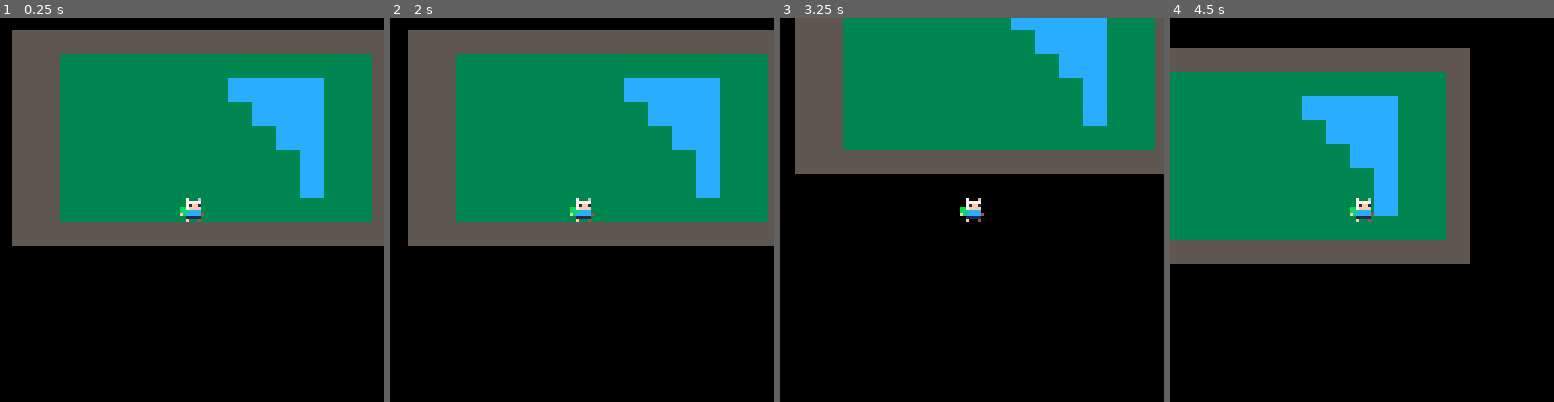
Above: before the commit, frames 1-4 (left to right).
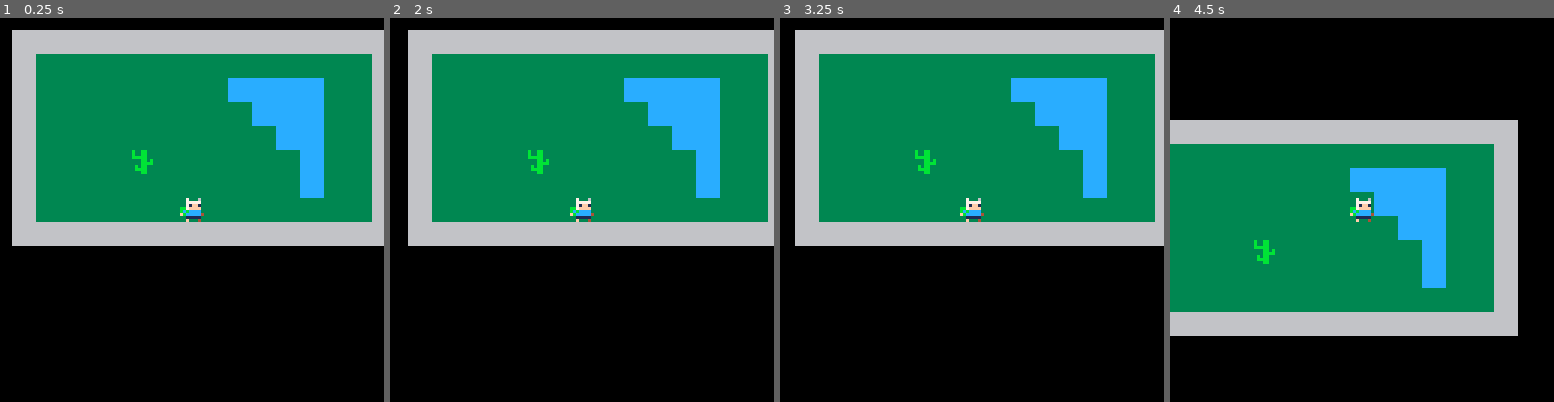
Above: after the commit, the same moments.

Repository: jaytee-padilla/pico8-adventure
Game: PICO-8 cartridge adventure.p8
Same seed, same stepped clock (60 frames per second), same inputs: the game is played once before the commit and once after it.
Inputs:
- Up to frame 1 (0.25 s): no input
- Up to frame 2 (2 s): tap O (Z key) at 0.33, 0.7, 1.43 s; tap X (X key) at 1.07 s; hold Left from 1.97 s (still down)
- Up to frame 3 (3.25 s): tap X (X key) every 0.33 s from 2.07 to 3.07 s; tap O (Z key) at 2.22, 3.1 s; release Left at 2.37 s; hold Down 2.42-2.82 s; hold Right from 2.87 s (still down)
- Up to frame 4 (4.5 s): tap X (X key) every 0.33 s from 3.4 to 4.4 s; release Right at 3.53 s; hold Up 3.58-4.08 s; tap O (Z key) at 3.98 s; hold Right from 4.13 s (still down)

The runs differ from the first frame. In frame 1, 19% of the frame differs, in the area x 3-100%, y 3-60%; in frame 2, 18%; in frame 3, 40%; in frame 4, 51%, in the area x 0-91%, y 7-83%.

Commit message:
Added basic entity collision detection

Diff:
--- a/adventure.p8
+++ b/adventure.p8
@@ -4,9 +4,17 @@
 --a table containing all game entities
 entities = {}
 
---checks if a sprite can walk over an obstacle
 function canwalk(x, y)
 	return not fget(mget(x/8, y/8), 7)
+end
+
+--returns true or false based on if two entities are touching or not
+function touching(x1, y1, w1, h1, x2, y2, w2, h2)
+	return
+	x1 + w1 > x2 and
+	x1 < x2 + w2 and
+	y1 + h1 > y2 and
+	y1 < y2 + h2
 end
 
 --creates and returns a new position component
@@ -65,9 +73,6 @@
 	e.sprite = sprite
 	e.control = control
 	e.intention = intention
-
-	--adds each entity instance to entities table
-	add(entities, e)
 
 	return e
 end
@@ -99,7 +104,7 @@
 		local newx = ent.position.x
 		local newy = ent.position.y
 
-		--every frame, the physics system is checking the entities table for entities that have non-nil intention properties and updating the newx, newy variables based on the (movement) intention direction
+		--every frame, the physics system is checking the entities table for entities that have non-nil intention properties and updating the entity's position based on the (movement) intention direction
 		if ent.position ~= nil and ent.intention ~= nil then
 			if ent.intention.left then newx -= 1 end
 			if ent.intention.right then newx += 1 end
@@ -107,23 +112,52 @@
 			if ent.intention.down then newy += 1 end
 		end
 
+		local canmovex = true
+		local canmovey = true
+
+		--
+		--map collisions
+		--
+
 		--subtracting 1 from the sprite width & height is because the w/h values start at 0
 		--update x position if allowed to move
-		if canwalk(newx, ent.position.y) and
-			canwalk(newx, ent.position.y + ent.position.h - 1) and
-			canwalk(newx + ent.position.w - 1, ent.position.y) and
-			canwalk(newx + ent.position.w - 1, ent.position.y + ent.position.h - 1) then
-			ent.position.x = newx
+		if not canwalk(newx, ent.position.y) or
+			not canwalk(newx, ent.position.y + ent.position.h - 1) or
+			not canwalk(newx + ent.position.w - 1, ent.position.y) or
+			not canwalk(newx + ent.position.w - 1, ent.position.y + ent.position.h - 1) then
+			canmovex = false
 		end
 
 		--update y position if allowed to move
-		if canwalk(ent.position.x, newy) and
-			canwalk(ent.position.x, newy + ent.position.h - 1) and
-			canwalk(ent.position.x + ent.position.w - 1, newy) and
-			canwalk(ent.position.x + ent.position.w - 1, newy + ent.position.h - 1) then
-			ent.position.y = newy
-		end
-
+		if not canwalk(ent.position.x, newy) or
+			not canwalk(ent.position.x, newy + ent.position.h - 1) or
+			not canwalk(ent.position.x + ent.position.w - 1, newy) or
+			not canwalk(ent.position.x + ent.position.w - 1, newy + ent.position.h - 1) then
+			canmovey = false
+		end
+
+		--
+		--entity collisions
+		--
+
+		--check x
+		for otherentity in all(entities) do
+			--x1, y1, w1, h1, x2, y2, w2, h2
+			if otherentity ~= ent and touching(newx, ent.position.y, ent.position.w, ent.position.h, otherentity.position.x, otherentity.position.y, otherentity.position.w, otherentity.position.h) then
+				canmovex = false
+			end
+		end
+
+		--check y
+		for otherentity in all(entities) do
+			--x1, y1, w1, h1, x2, y2, w2, h2
+			if otherentity ~= ent and touching(ent.position.x, newy, ent.position.w, ent.position.h, otherentity.position.x, otherentity.position.y, otherentity.position.w, otherentity.position.h) then
+				canmovey = false
+			end
+		end
+
+		if canmovex then ent.position.x = newx end
+		if canmovey then ent.position.y = newy end
 	end
 end
 
@@ -142,9 +176,9 @@
 	for ent in all(entities) do
 		if ent.sprite ~= nil and ent.position ~= nil then
 			sspr(
-				player.sprite.x, player.sprite.y,
-				player.position.w, player.position.h,
-				player.position.x, player.position.y
+				ent.sprite.x, ent.sprite.y,
+				ent.position.w, ent.position.h,
+				ent.position.x, ent.position.y
 			)
 		end
 	end
@@ -181,6 +215,23 @@
 		--creates a intention component
 		newintention()
 	)
+
+	--add player to entities list
+	add(entities, player)
+
+	--creates a tree entity
+	add(entities,
+		newentity(
+			--creates a position component and adds sprite to the coordinates on the map
+			newposition(40, 40, 8, 8),
+			--create a sprite component
+			newsprite(120, 8),
+			--creates a control component
+			nil,
+			--creates a intention component
+			nil
+		)
+	)
 end
 
 function _update60()
@@ -203,28 +254,28 @@
 00000000fbccccc40000000000000000000000000000000000000000000000000000000000000000000000000000000066666666cccccccc3333333355555555
 00000000001111100000000000000000000000000000000000000000000000000000000000000000000000000000000066666666cccccccc3333333355555555
 0000000000f000400000000000000000000000000000000000000000000000000000000000000000000000000000000066666666cccccccc3333333355555555
-00088000000000000000000000000000000000000000000000000000000000000000000000000000000000000000000000000000000000000000000000000000
-00088000000000000000000000000000000000000000000000000000000000000000000000000000000000000000000000000000000000000000000000000000
-00000000000000000000000000000000000000000000000000000000000000000000000000000000000000000000000000000000000000000000000000000000
-88000088000000000000000000000000000000000000000000000000000000000000000000000000000000000000000000000000000000000000000000000000
-88000088000000000000000000000000000000000000000000000000000000000000000000000000000000000000000000000000000000000000000000000000
-00000000000000000000000000000000000000000000000000000000000000000000000000000000000000000000000000000000000000000000000000000000
-00088000000000000000000000000000000000000000000000000000000000000000000000000000000000000000000000000000000000000000000000000000
-00088000000000000000000000000000000000000000000000000000000000000000000000000000000000000000000000000000000000000000000000000000
+000880000000000000000000000000000000000000000000000000000000000000000000000000000000000000000000000000000000000000000000b00bb000
+000880000000000000000000000000000000000000000000000000000000000000000000000000000000000000000000000000000000000000000000b00bb000
+000000000000000000000000000000000000000000000000000000000000000000000000000000000000000000000000000000000000000000000000bbbbb000
+880000880000000000000000000000000000000000000000000000000000000000000000000000000000000000000000000000000000000000000000000bb0b0
+880000880000000000000000000000000000000000000000000000000000000000000000000000000000000000000000000000000000000000000000000bbbb0
+0000000000000000000000000000000000000000000000000000000000000000000000000000000000000000000000000000000000000000000000000b0bb000
+0008800000000000000000000000000000000000000000000000000000000000000000000000000000000000000000000000000000000000000000000bbbb000
+000880000000000000000000000000000000000000000000000000000000000000000000000000000000000000000000000000000000000000000000000bb000
 __gff__
 0000000000000000000000008080000000000000000000000000000000000000000000000000000000000000000000000000000000000000000000000000000000000000000000000000000000000000000000000000000000000000000000000000000000000000000000000000000000000000000000000000000000000000
 0000000000000000000000000000000000000000000000000000000000000000000000000000000000000000000000000000000000000000000000000000000000000000000000000000000000000000000000000000000000000000000000000000000000000000000000000000000000000000000000000000000000000000
 __map__
-0f0f0f0f0f0f0f0f0f0f0f0f0f0f0f0f00000000000000000000000000000000000000000000000000000000000000000000000000000000000000000000000000000000000000000000000000000000000000000000000000000000000000000000000000000000000000000000000000000000000000000000000000000000
-0f0f0e0e0e0e0e0e0e0e0e0e0e0e0e0f00000000000000000000000000000000000000000000000000000000000000000000000000000000000000000000000000000000000000000000000000000000000000000000000000000000000000000000000000000000000000000000000000000000000000000000000000000000
-0f0f0e0e0e0e0e0e0e0d0d0d0d0e0e0f00000000000000000000000000000000000000000000000000000000000000000000000000000000000000000000000000000000000000000000000000000000000000000000000000000000000000000000000000000000000000000000000000000000000000000000000000000000
-0f0f0e0e0e0e0e0e0e0e0d0d0d0e0e0f00000000000000000000000000000000000000000000000000000000000000000000000000000000000000000000000000000000000000000000000000000000000000000000000000000000000000000000000000000000000000000000000000000000000000000000000000000000
-0f0f0e0e0e0e0e0e0e0e0e0d0d0e0e0f00000000000000000000000000000000000000000000000000000000000000000000000000000000000000000000000000000000000000000000000000000000000000000000000000000000000000000000000000000000000000000000000000000000000000000000000000000000
-0f0f0e0e0e0e0e0e0e0e0e0e0d0e0e0f00000000000000000000000000000000000000000000000000000000000000000000000000000000000000000000000000000000000000000000000000000000000000000000000000000000000000000000000000000000000000000000000000000000000000000000000000000000
-0f0f0e0e0e0e0e0e0e0e0e0e0d0e0e0f00000000000000000000000000000000000000000000000000000000000000000000000000000000000000000000000000000000000000000000000000000000000000000000000000000000000000000000000000000000000000000000000000000000000000000000000000000000
-0f0f0e0e0e0e0e0e0e0e0e0e0e0e0e0f00000000000000000000000000000000000000000000000000000000000000000000000000000000000000000000000000000000000000000000000000000000000000000000000000000000000000000000000000000000000000000000000000000000000000000000000000000000
-0f0f0f0f0f0f0f0f0f0f0f0f0f0f0f0f00000000000000000000000000000000000000000000000000000000000000000000000000000000000000000000000000000000000000000000000000000000000000000000000000000000000000000000000000000000000000000000000000000000000000000000000000000000
-…(4 lines of a section not shown)…
+0c0c0c0c0c0c0c0c0c0c0c0c0c0c0c0c00000000000000000000000000000000000000000000000000000000000000000000000000000000000000000000000000000000000000000000000000000000000000000000000000000000000000000000000000000000000000000000000000000000000000000000000000000000
+0c0e0e0e0e0e0e0e0e0e0e0e0e0e0e0c00000000000000000000000000000000000000000000000000000000000000000000000000000000000000000000000000000000000000000000000000000000000000000000000000000000000000000000000000000000000000000000000000000000000000000000000000000000
+0c0e0e0e0e0e0e0e0e0d0d0d0d0e0e0c00000000000000000000000000000000000000000000000000000000000000000000000000000000000000000000000000000000000000000000000000000000000000000000000000000000000000000000000000000000000000000000000000000000000000000000000000000000
+0c0e0e0e0e0e0e0e0e0e0d0d0d0e0e0c00000000000000000000000000000000000000000000000000000000000000000000000000000000000000000000000000000000000000000000000000000000000000000000000000000000000000000000000000000000000000000000000000000000000000000000000000000000
+0c0e0e0e0e0e0e0e0e0e0e0d0d0e0e0c00000000000000000000000000000000000000000000000000000000000000000000000000000000000000000000000000000000000000000000000000000000000000000000000000000000000000000000000000000000000000000000000000000000000000000000000000000000
+0c0e0e0e0e0e0e0e0e0e0e0e0d0e0e0c00000000000000000000000000000000000000000000000000000000000000000000000000000000000000000000000000000000000000000000000000000000000000000000000000000000000000000000000000000000000000000000000000000000000000000000000000000000
+0c0e0e0e0e0e0e0e0e0e0e0e0d0e0e0c00000000000000000000000000000000000000000000000000000000000000000000000000000000000000000000000000000000000000000000000000000000000000000000000000000000000000000000000000000000000000000000000000000000000000000000000000000000
+0c0e0e0e0e0e0e0e0e0e0e0e0e0e0e0c00000000000000000000000000000000000000000000000000000000000000000000000000000000000000000000000000000000000000000000000000000000000000000000000000000000000000000000000000000000000000000000000000000000000000000000000000000000
+0c0c0c0c0c0c0c0c0c0c0c0c0c0c0c0c00000000000000000000000000000000000000000000000000000000000000000000000000000000000000000000000000000000000000000000000000000000000000000000000000000000000000000000000000000000000000000000000000000000000000000000000000000000
+…(4 lines of a section not shown)…
